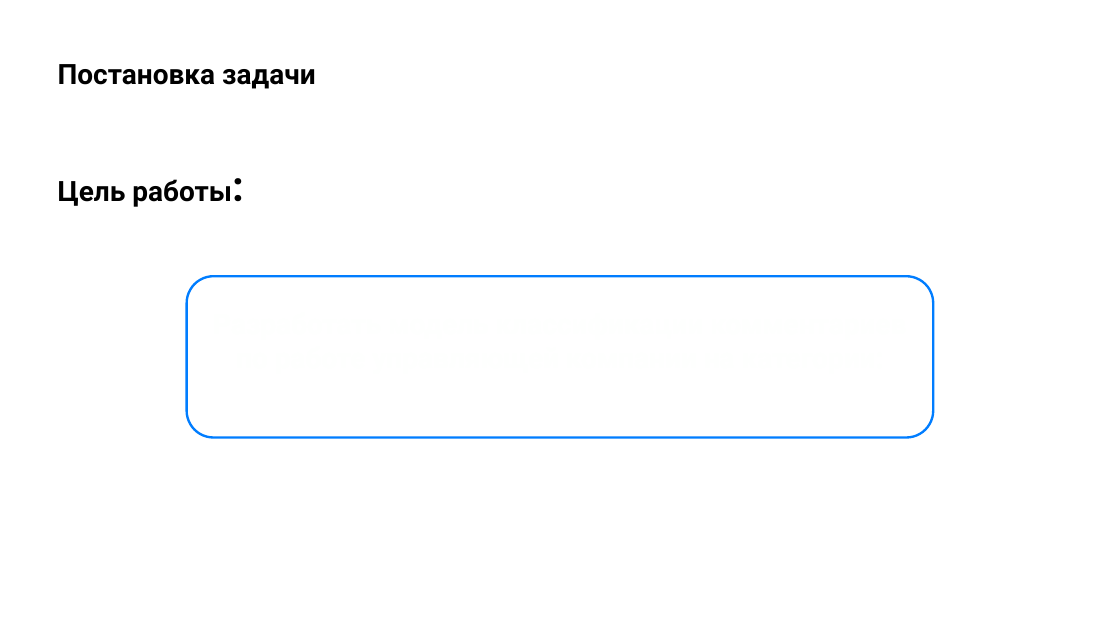
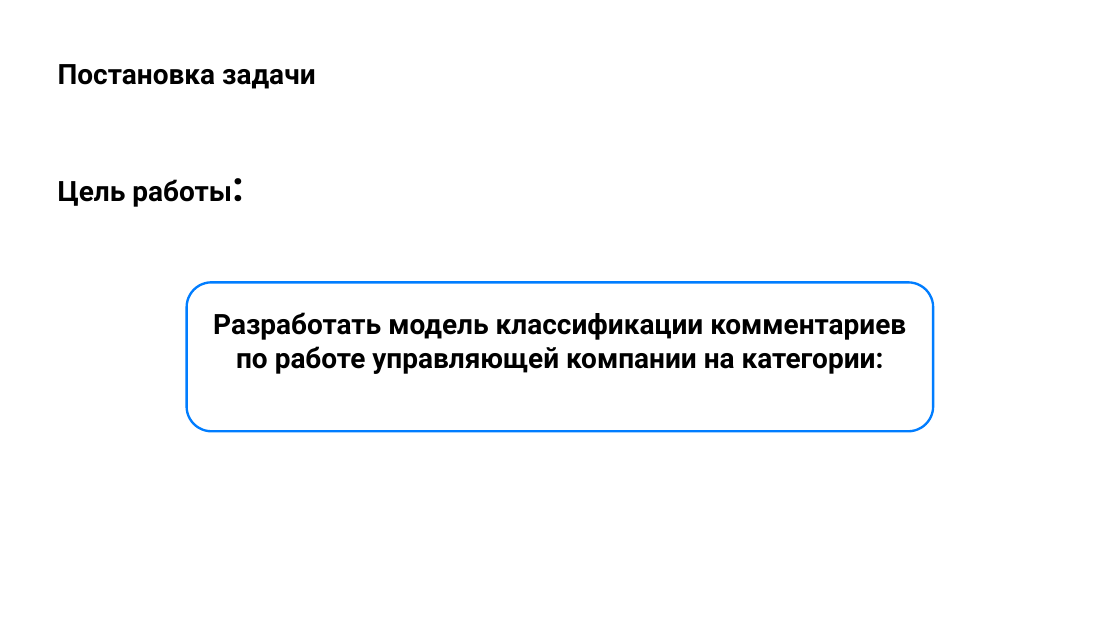
Before and after one commit to kerafff/intens4, a slide deck: slide 4 of Грибов Виталий ИСП23В11.pptx. Drawn at 1120x630 pixels with LibreOffice and Linux fonts; fonts in the diff are those of the drawing; background and template pictures are left out. Boxes give left, top, right and bottom in pixels: in the first picture for what was removed or moved away, otherwise in the second. Text is boxed around its words. In the diff, an @@ line names an element or a change of style, - is before the commit and + after.

```diff
--- a/Грибов Виталий ИСП23В11.pptx
+++ b/Грибов Виталий ИСП23В11.pptx
@@ rounded rectangle "Разработать модель классификации комментариев по ..." resized from (x1=187, y1=276, x2=933, y2=438) to (x1=187, y1=282, x2=933, y2=431) @@
@@ rounded rectangle "Разработать модель классификации комментариев по ..." at (x1=187, y1=282, x2=933, y2=431): text colour #FEFFFE to #000000 @@
```
Also in this commit, not shown: 1 other slide changed, 1 slide added, 1 other file.
